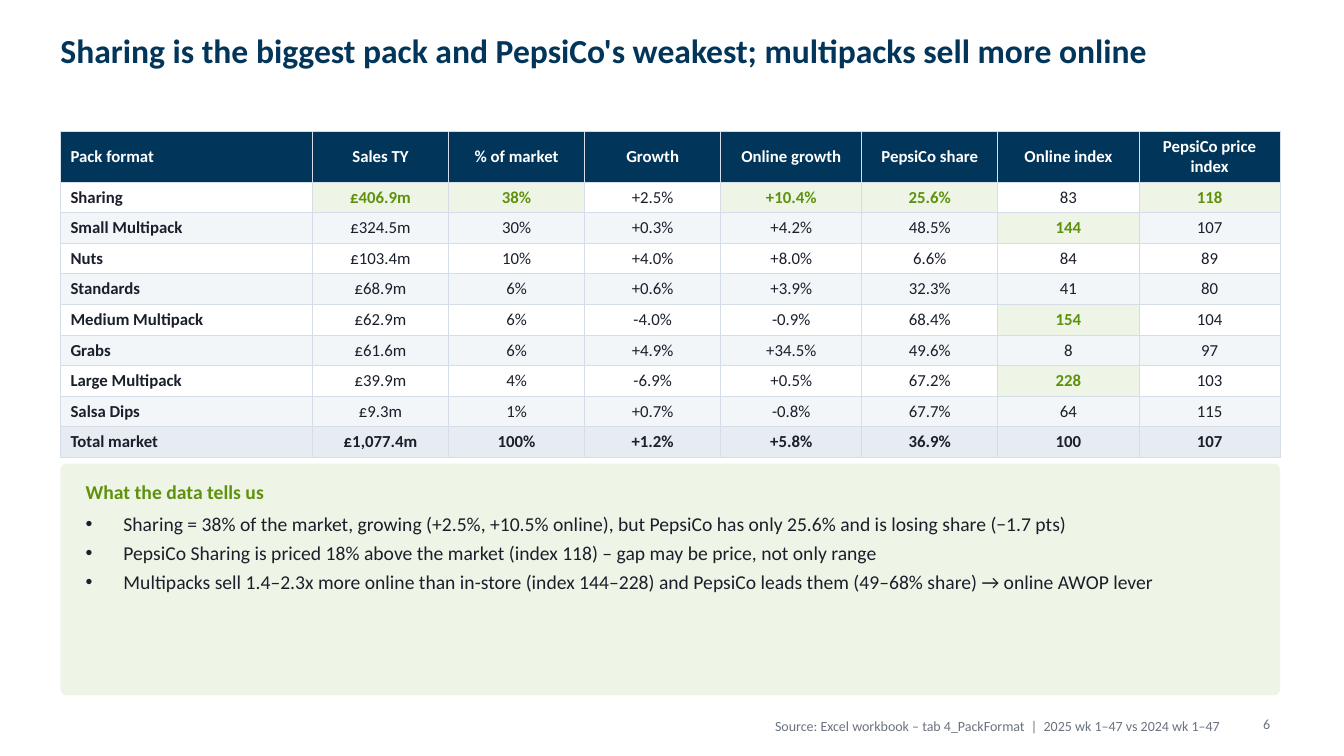
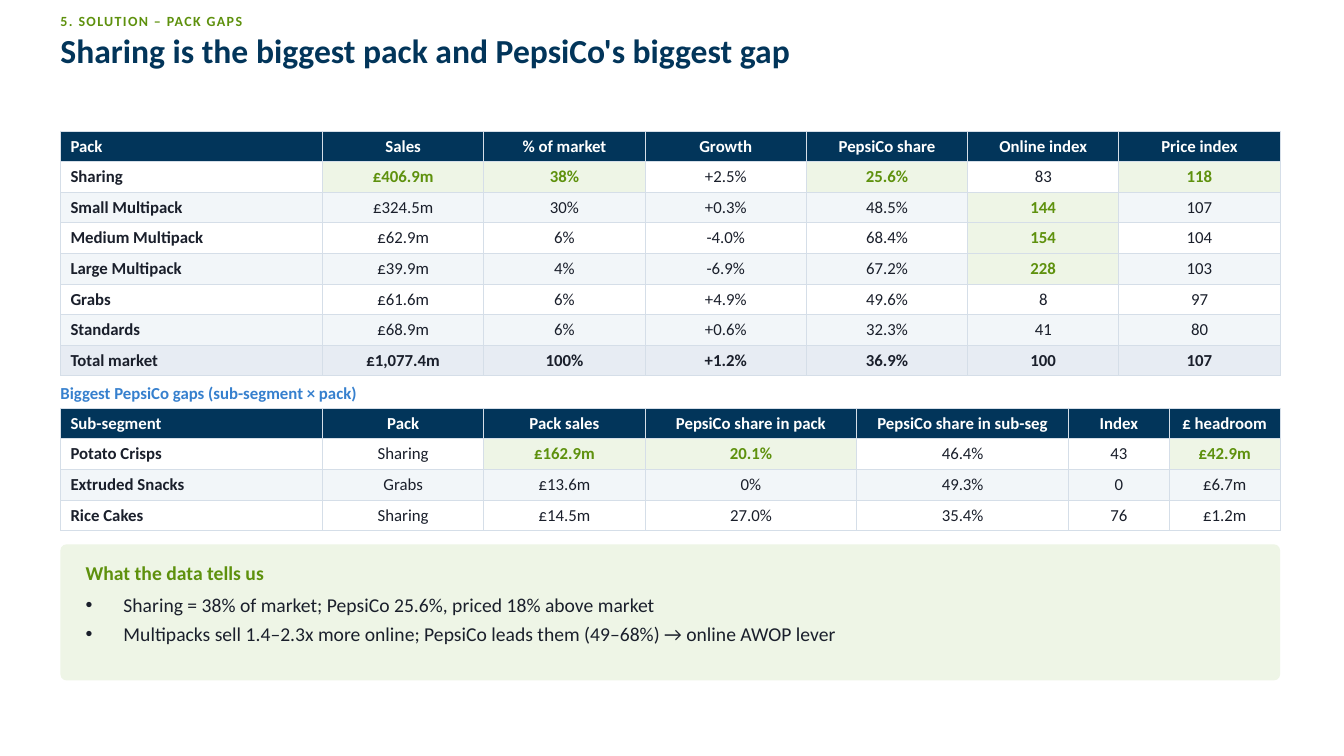
Before and after one commit to harshjunekumar/test-sample, a slide deck: slide 8 of case_study/PepsiCo_Savoury_Case_Study_Deck.pptx (slide 6 before the commit). Drawn at 1344x756 pixels with LibreOffice and Linux fonts; fonts in the diff are those of the drawing. Boxes give left, top, right and bottom in pixels: in the first picture for what was removed or moved away, otherwise in the second. Text is boxed around its words. In the diff, an @@ line names an element or a change of style, - is before the commit and + after.

```diff
--- a/case_study/PepsiCo_Savoury_Case_Study_Deck.pptx
+++ b/case_study/PepsiCo_Savoury_Case_Study_Deck.pptx
@@ text added at (x1=60, y1=17, x2=243, y2=26), 10 pt, text #5E910D, bold @@
+5. SOLUTION – PACK GAPS
@@ title at (x1=60, y1=39, x2=790, y2=69): text changed @@
-Sharing is the biggest pack and PepsiCo's weakest; multipacks sell more online
+Sharing is the biggest pack and PepsiCo's biggest gap
@@ table at (x1=60, y1=131, x2=1280, y2=372) @@
-Pack format | Sales TY | % of market | Growth | Online growth | PepsiCo share | Online index | PepsiCo price index
-Sharing | £406.9m | 38% | +2.5% | +10.4% | 25.6% | 83 | 118
-Small Multipack | £324.5m | 30% | +0.3% | +4.2% | 48.5% | 144 | 107
-Nuts | £103.4m | 10% | +4.0% | +8.0% | 6.6% | 84 | 89
-Standards | £68.9m | 6% | +0.6% | +3.9% | 32.3% | 41 | 80
-Medium Multipack | £62.9m | 6% | -4.0% | -0.9% | 68.4% | 154 | 104
-Grabs | £61.6m | 6% | +4.9% | +34.5% | 49.6% | 8 | 97
-Large Multipack | £39.9m | 4% | -6.9% | +0.5% | 67.2% | 228 | 103
-Salsa Dips | £9.3m | 1% | +0.7% | -0.8% | 67.7% | 64 | 115
-Total market | £1,077.4m | 100% | +1.2% | +5.8% | 36.9% | 100 | 107
+Pack | Sales | % of market | Growth | PepsiCo share | Online index | Price index
+Sharing | £406.9m | 38% | +2.5% | 25.6% | 83 | 118
+Small Multipack | £324.5m | 30% | +0.3% | 48.5% | 144 | 107
+Medium Multipack | £62.9m | 6% | -4.0% | 68.4% | 154 | 104
+Large Multipack | £39.9m | 4% | -6.9% | 67.2% | 228 | 103
+Grabs | £61.6m | 6% | +4.9% | 49.6% | 8 | 97
+Standards | £68.9m | 6% | +0.6% | 32.3% | 41 | 80
+Total market | £1,077.4m | 100% | +1.2% | 36.9% | 100 | 107
@@ text added at (x1=60, y1=386, x2=357, y2=402), 12 pt, text #3680CE, bold @@
+Biggest PepsiCo gaps (sub-segment × pack)
@@ table added at (x1=60, y1=408, x2=1280, y2=528), 4 rows, 7 columns @@
+Sub-segment | Pack | Pack sales | PepsiCo share in pack | PepsiCo share in sub-seg | Index | £ headroom
+Potato Crisps | Sharing | £162.9m | 20.1% | 46.4% | 43 | £42.9m
+Extruded Snacks | Grabs | £13.6m | 0% | 49.3% | 0 | £6.7m
+Rice Cakes | Sharing | £14.5m | 27.0% | 35.4% | 76 | £1.2m
@@ rounded rectangle resized from (x1=60, y1=464, x2=1280, y2=696) to (x1=60, y1=544, x2=1280, y2=681) @@
@@ rounded rectangle at (x1=60, y1=544, x2=1280, y2=681): proportions changed @@
@@ text "What the data tells us" moved from (x1=86, y1=485, x2=263, y2=499) to (x1=86, y1=566, x2=263, y2=580) @@
@@ text at (x1=123, y1=598, x2=835, y2=644): text changed @@
-• Sharing = 38% of the market, growing (+2.5%, +10.5% online), but PepsiCo has only 25.6% and is losing share (−1.7 pts)
-• PepsiCo Sharing is priced 18% above the market (index 118) – gap may be price, not only range
-• Multipacks sell 1.4–2.3x more online than in-store (index 144–228) and PepsiCo leads them (49–68% share) → online AWOP lever
+• Sharing = 38% of market; PepsiCo 25.6%, priced 18% above market
+• Multipacks sell 1.4–2.3x more online; PepsiCo leads them (49–68%) → online AWOP lever
@@ page number removed at (x1=1263, y1=719, x2=1270, y2=729) @@
-6
@@ text removed at (x1=775, y1=721, x2=1220, y2=733) @@
-Source: Excel workbook – tab 4_PackFormat | 2025 wk 1–47 vs 2024 wk 1–47
```
Also in this commit, not shown: 5 other slides changed, 5 slides added, 5 slides removed.
